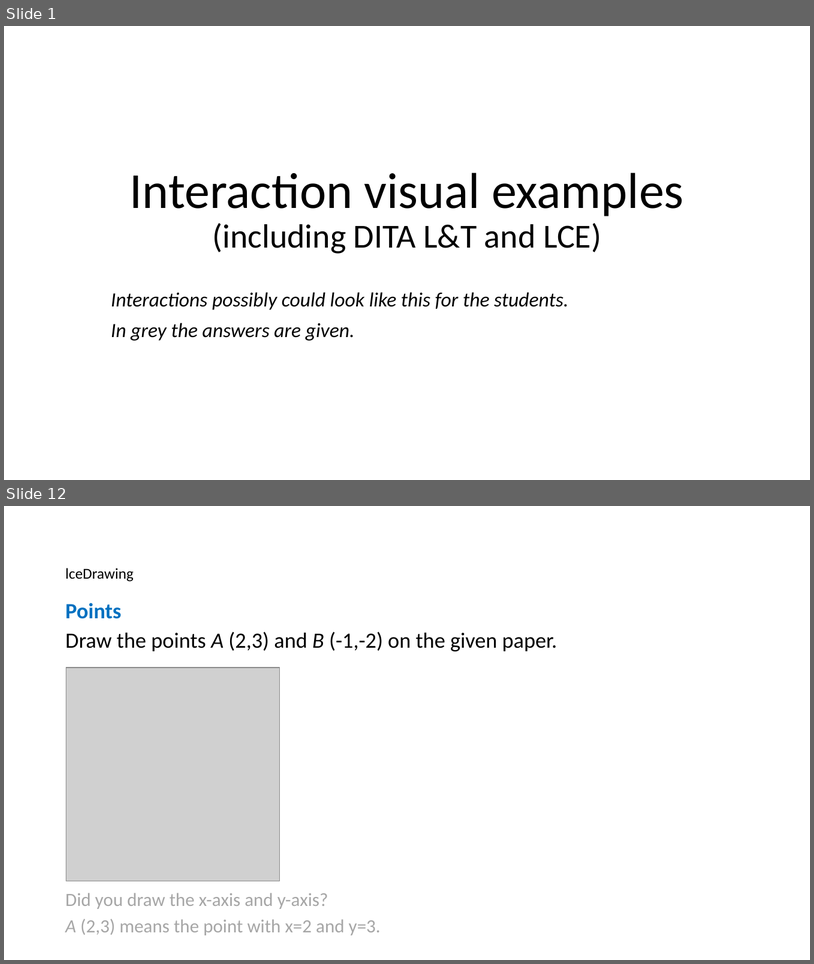
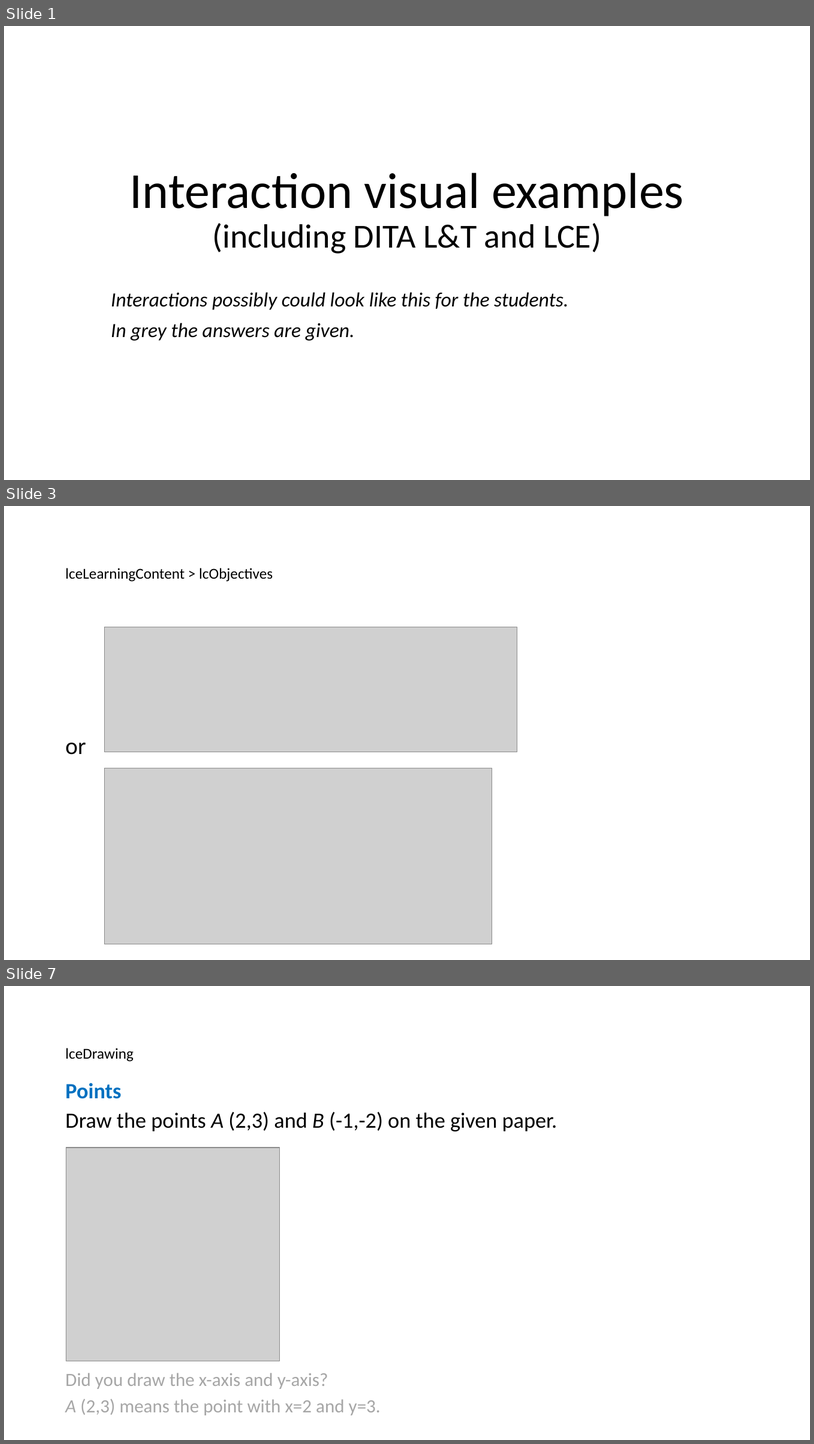
Before and after one commit to XStructuring/eu.xstructuring.dita.lce, a slide deck: documentation/Interaction_examples_visual.pptx. Shown one above the other, each under a label of ours: slides 1 and 12 before the commit, slides 1, 3 and 7 after it; the slides between them are not shown. The pictures are 814x964 and 814x1444 pixels, drawn with LibreOffice and Linux fonts; fonts in the diff are those of the drawing; grey boxes stand for pictures. Boxes give left, top, right and bottom in pixels: in the first picture for what was removed or moved away, otherwise in the second. Text is boxed around its words. In the diff, an @@ line names an element or a change of style, - is before the commit and + after.

```diff
--- a/documentation/Interaction_examples_visual.pptx
+++ b/documentation/Interaction_examples_visual.pptx
@@ slide 3 added at <box>4,506,810,960</box>, background #FFFFFF @@
@@ title added at <box>65,568,273,582</box>, 18 pt, text #000000 @@
+lceLearningContent > lcObjectives
@@ picture added at <box>104,627,517,751</box> @@
@@ text added at <box>65,742,86,754</box>, 28 pt, text #000000 @@
+or
@@ picture added at <box>104,768,492,943</box> @@
@@ what was slide 12 is now slide 7 @@
```
Also in this commit, not shown: 3 slides changed, 11 other slides added, 6 other files.
